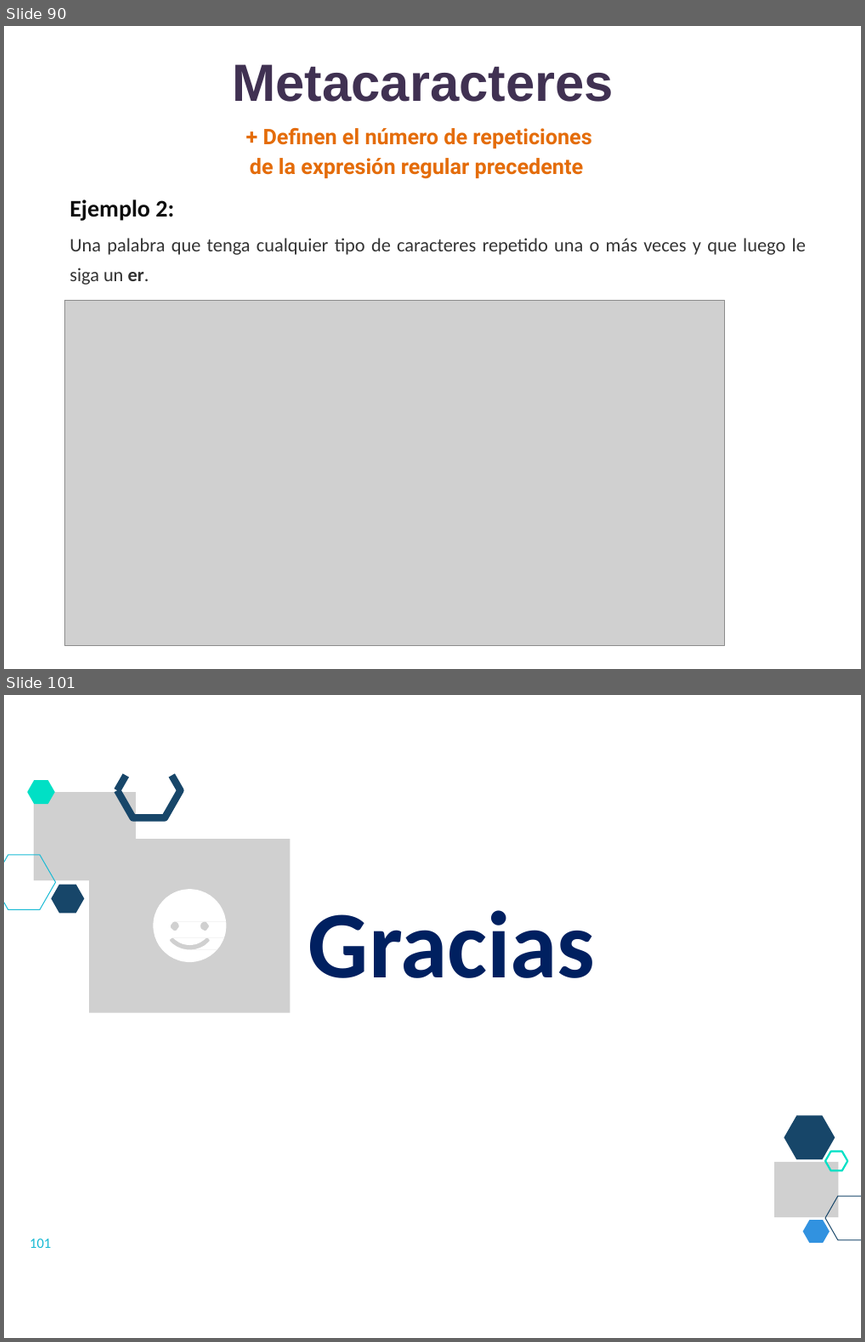
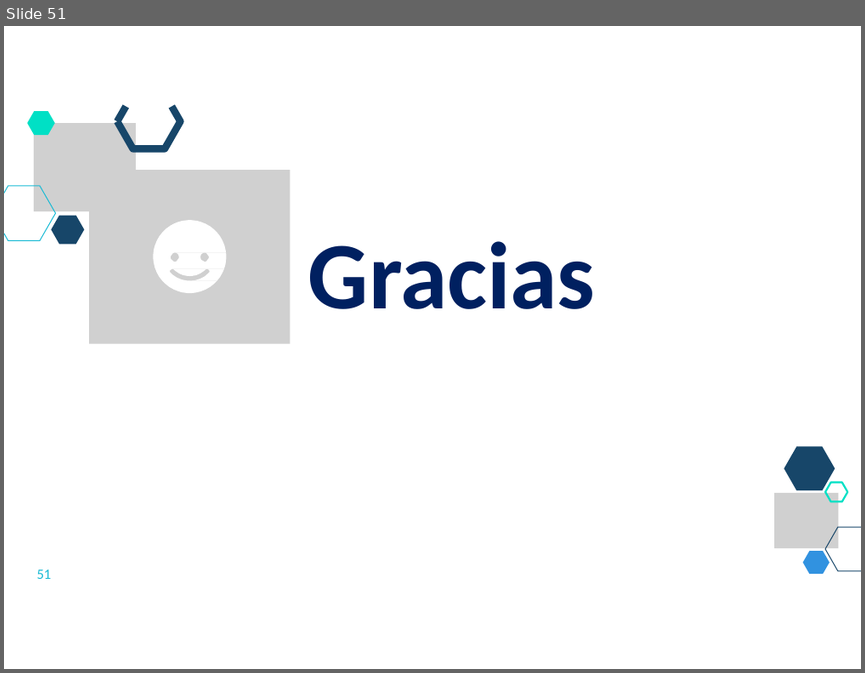
Before and after one commit to lizetheP/Analitica, a slide deck: CalendarioAgo2022/presentaciones/18_Expresiones_regulares.pptx. Shown one above the other, each under a label of ours: slides 90 and 101 before the commit, slide 51 after it; the slides between them are not shown. The pictures are 865x1342 and 865x673 pixels, drawn with LibreOffice and Linux fonts; fonts in the diff are those of the drawing; grey boxes stand for pictures. Boxes give left, top, right and bottom in pixels: in the first picture for what was removed or moved away, otherwise in the second. Text is boxed around its words. In the diff, an @@ line names an element or a change of style, - is before the commit and + after.

```diff
--- a/CalendarioAgo2022/presentaciones/18_Expresiones_regulares.pptx
+++ b/CalendarioAgo2022/presentaciones/18_Expresiones_regulares.pptx
@@ slide 90 removed at box(4, 26, 861, 669), background #FFFFFF @@
@@ title removed at box(232, 64, 613, 102) @@
-Metacaracteres
@@ text removed at box(250, 128, 591, 179) @@
-+ Definen el número de repeticiones de la expresión regular precedente
@@ text removed at box(69, 199, 174, 221) @@
-Ejemplo 2:
@@ text removed at box(69, 238, 806, 284) @@
-Una palabra que tenga cualquier tipo de caracteres repetido una o más veces y que luego le siga un er.
@@ picture removed at box(65, 301, 725, 646) @@
@@ what was slide 101 is now slide 51 @@
@@ page number at box(37, 569, 52, 578): text changed @@
-101
+51
```
Also in this commit, not shown: 9 slides changed, 1 slide added, 50 other slides removed, 2 other files.
